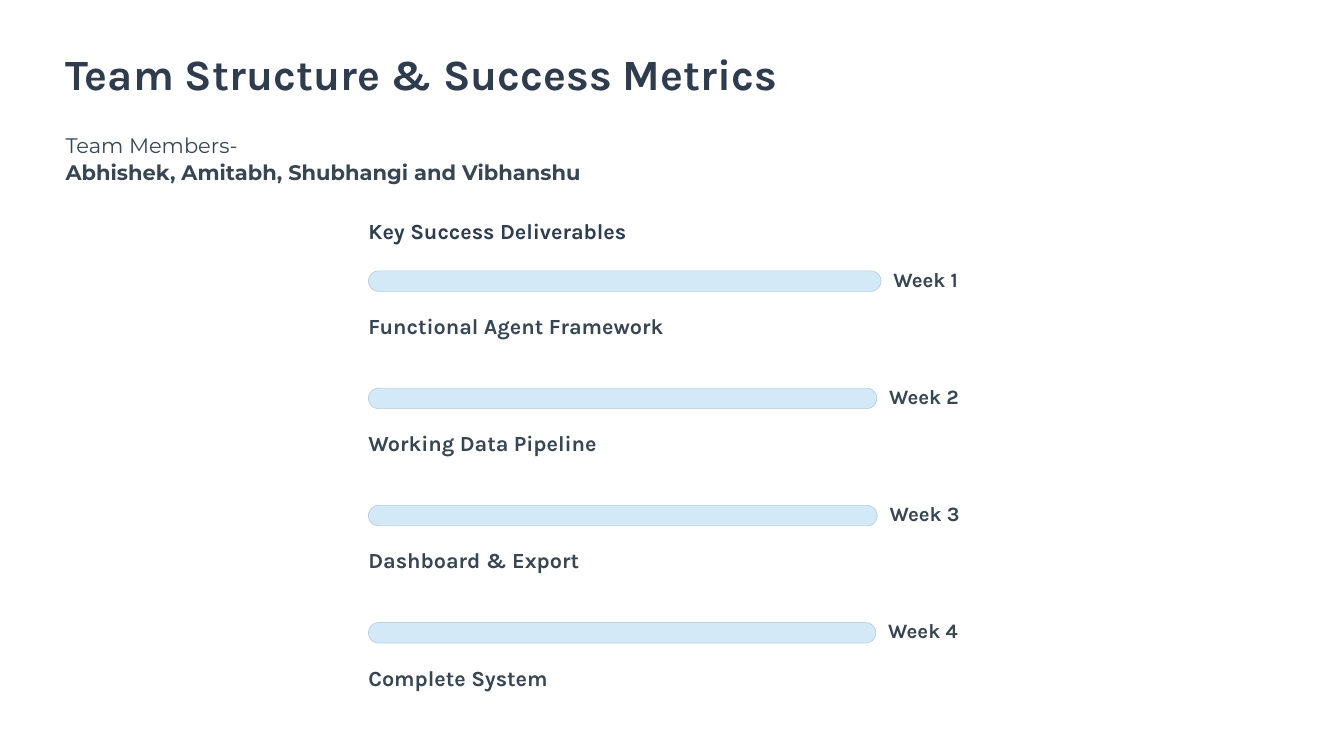
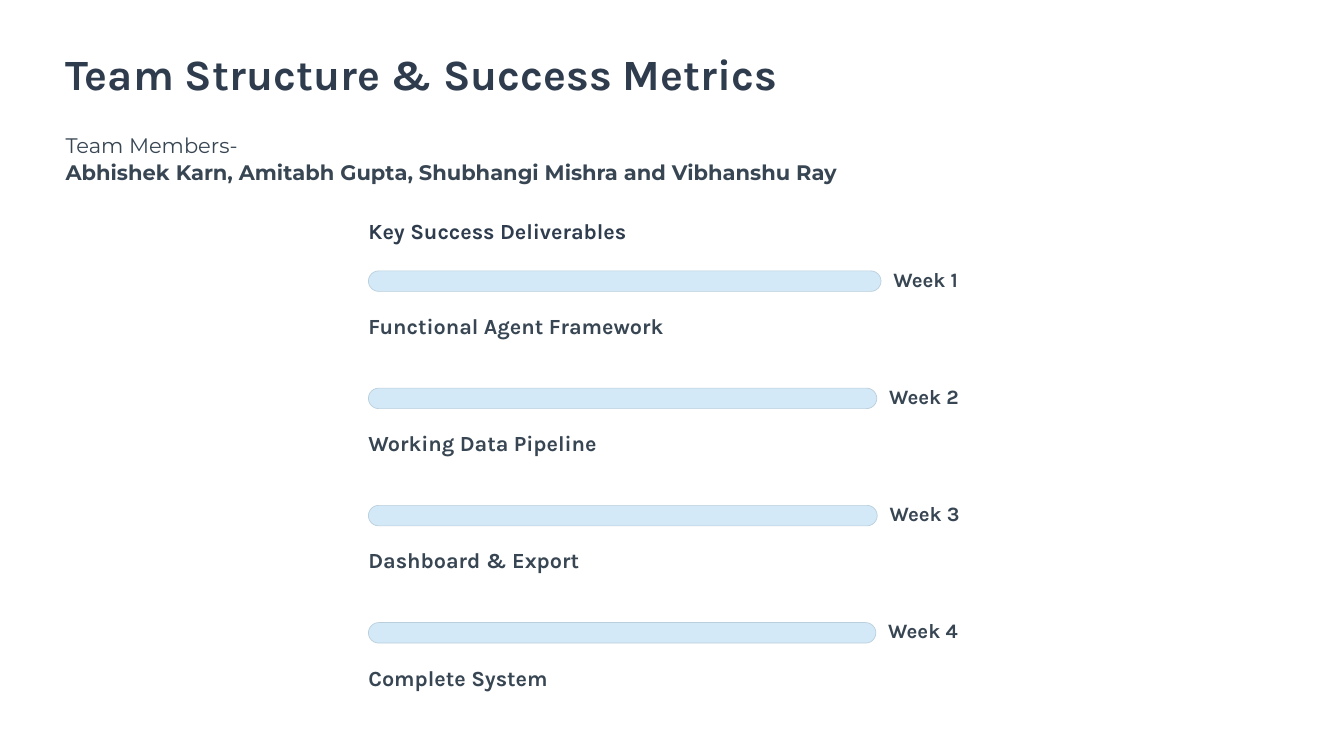
Before and after one commit to SHMISHRA666/DataFlow-AI-Unified-Conversational-Data-Analytics-Platform, a slide deck: slide 10 of DataFlow-AI-Unified-Conversational-Data-Analytics-Platform.pptx. Drawn at 1344x756 pixels with LibreOffice and Linux fonts; fonts in the diff are those of the drawing; background and template pictures are left out. Boxes give left, top, right and bottom in pixels: in the first picture for what was removed or moved away, otherwise in the second. Text is boxed around its words. In the diff, an @@ line names an element or a change of style, - is before the commit and + after.

Commit message:
Changes in ppt

```diff
--- a/DataFlow-AI-Unified-Conversational-Data-Analytics-Platform.pptx
+++ b/DataFlow-AI-Unified-Conversational-Data-Analytics-Platform.pptx
@@ text at box(66, 163, 837, 185): text changed @@
-Abhishek, Amitabh, Shubhangi and Vibhanshu
+Abhishek Karn, Amitabh Gupta, Shubhangi Mishra and Vibhanshu Ray
```
